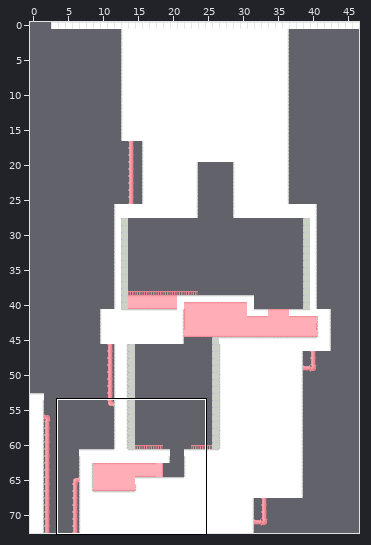
An edit to a level. Tiled map (JSON), public/assets/levels/uppercut.json. Above: a wide view before the commit, with the close-up outlined.
Close-up. The starting point:
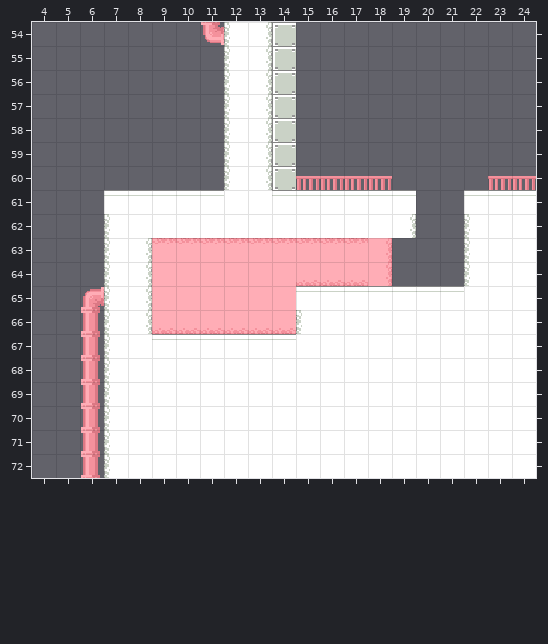
Cells are 16x16 px. Shown: x 4..24, y 54..72. The commit also changed other parts of the map, which this record leaves out. The old version is drawn lined up with the new one.
The same view after the edit:
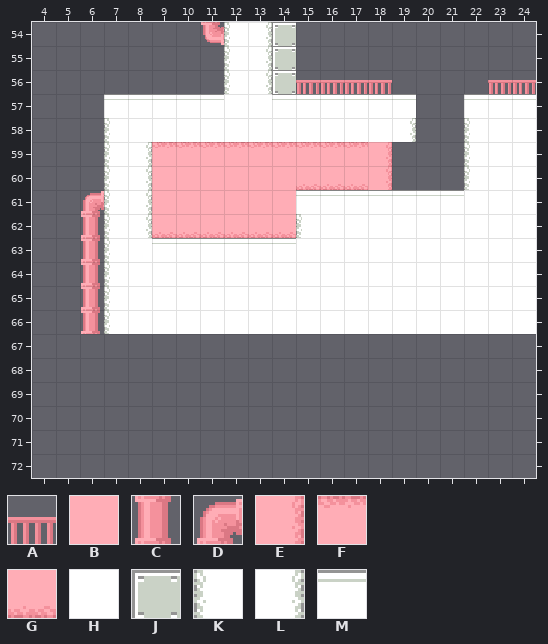
Key: from "bg-tileset": A 1, B 3, C 19, D 24, E 33, F 33 turned 270, G 33 turned 90; from "tilleset": H 3, J 6, K 15, L 15 flipped left-right, M 21.
_ is an empty cell.
Edits made:
map size 47x73 -> 47x67 cells
Layer "Tile Layer 2":
Tile B gives way to one hidden under a higher layer in rows 64 to 65 at x 12.
Tile F gives way to one hidden under a higher layer in row 63 at x 12 to 13.
Tile G gives way to one hidden under a higher layer in row 66 at x 12.
The author put tile A in row 56 at x 15 to 18 and 23 to 24.
The author put tile B in rows 60 to 61 at x 9 to 14.
Tile D becomes tile C in row 65 at x 6.
The author put tile C in rows 62 to 64 at x 6.
The author put tile D in row 61 at x 6.
Tile A becomes tile E in row 60 at x 18.
The author put tile E in row 59 at x 18.
The author put tile F in row 59 at x 9 to 17.
Tile A becomes tile G in row 60 at x 15 to 17.
The author put tile G in row 62 at x 9 to 14.
The edit erases the tile that lay hidden in row 67 at x 12 to 13; in rows 68 to 72 at x 12.
The edit erases tile A in row 60 at x 23 to 24.
The edit erases tile B in rows 64 to 65 at x 9 to 11 and 13 to 14.
The edit erases tile C in rows 67 to 72 at x 6.
The edit erases tile E in rows 63 to 64 at x 18.
The edit erases tile F in row 63 at x 9 to 11 and 14 to 17.
The edit erases tile G in row 64 at x 15 to 17; in row 66 at x 9 to 11 and 13 to 14.
Layer "Tile Layer 1":
Tile J becomes tile H in row 58 at x 14.
Tile K becomes tile H in rows 57 to 58 at x 12; in rows 62 to 64 at x 22; in row 66 at x 15.
Tile L becomes tile H in rows 57 to 58 at x 13; in row 62 at x 19; in rows 63 to 66 at x 8.
Tile M becomes tile H in row 61 at x 22 to 24; in row 65 at x 15 to 21.
The author put tile H in row 58 at x 8 to 11, 15 to 18 and 23 to 24; in rows 59 to 60 at x 23 to 24; in row 62 at x 20 to 21; in row 63 at x 15 to 21; in row 64 at x 9 to 21; in rows 65 to 66 at x 9 to 14.
Tile H becomes tile K in row 62 at x 15.
Tile M becomes tile K in row 61 at x 7.
The author put tile K in rows 58 to 60 at x 7 and 22.
Tile H becomes tile L in row 62 at x 8.
Tile M becomes tile L in row 61 at x 8.
The author put tile L in row 58 at x 19; in rows 59 to 60 at x 8.
Tile J becomes tile M in row 57 at x 14.
The author put tile M in row 57 at x 7 to 11, 15 to 19 and 22 to 24; in row 61 at x 20 to 21; in row 63 at x 9 to 14.
The edit erases tile H in row 61 at x 12 to 13; in row 62 at x 9 to 14; in row 67 at x 8 and 15 to 24; in rows 68 to 72 at x 8 to 24.
The edit erases tile J in rows 59 to 60 at x 14.
The edit erases tile K in rows 59 to 60 at x 12; in rows 67 to 72 at x 7.
The edit erases tile L in rows 59 to 60 at x 13.
The edit erases tile M in row 61 at x 9 to 11 and 14; in row 67 at x 9 to 14.
Boxes around the changes in both close-ups, in picture pixels (x1, y1, x2, y2):
changed: (81, 80, 536, 478)
